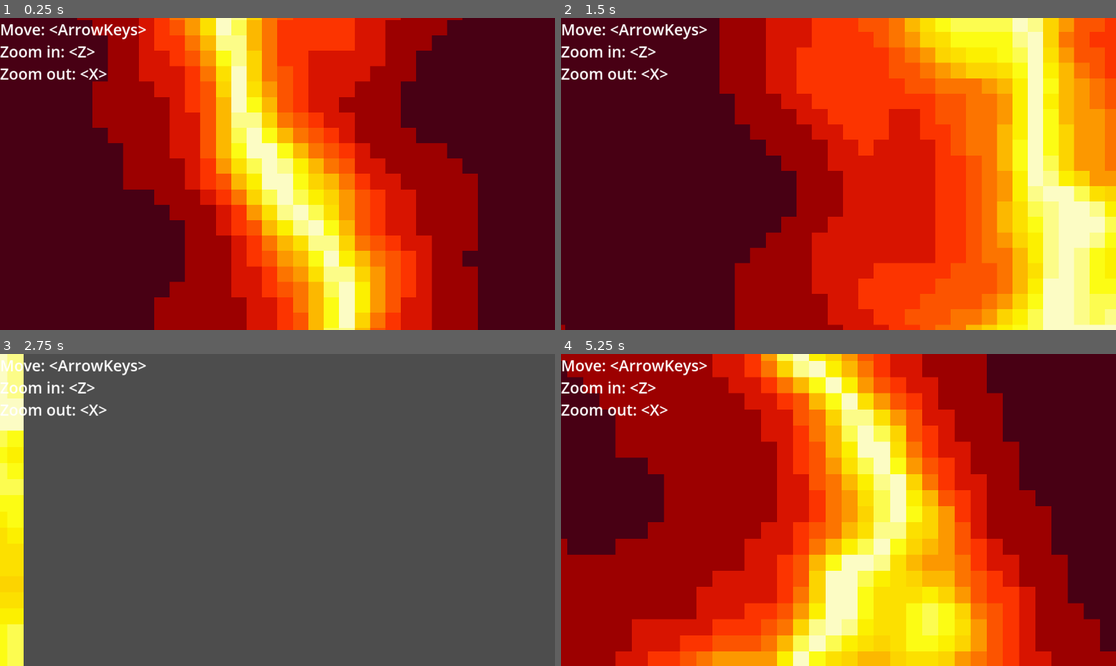
Above: before the commit, frames 1-4 (two rows, left to right).
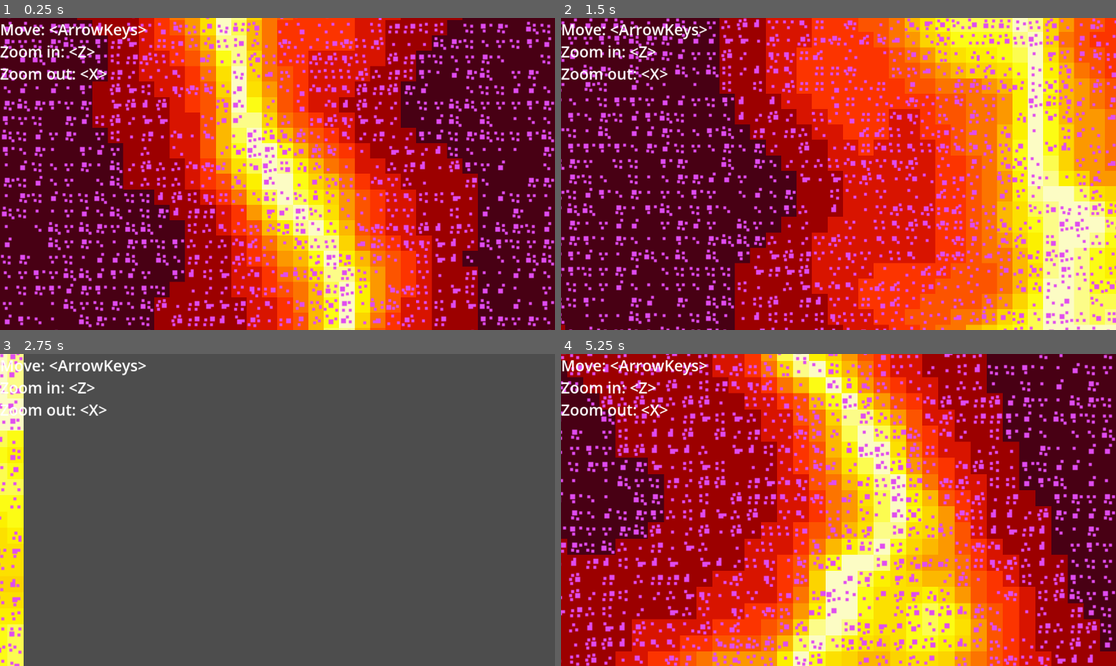
Above: after the commit, the same moments.

Repository: bingecraft-net/sandbox
Game: Godot game, scene res://scenes/game.tscn
Two runs of this game, one before a commit and one after it. Both use one fixed random seed, a clock stepped at 60 frames per second and the inputs below.
Inputs:
- Up to frame 1 (0.25 s): no input
- Up to frame 2 (1.5 s): hold Right (ui_right) 0.53-1.28 s; tap Z (zoom in) at 0.6 s; hold Down (ui_down) from 1.28 s (still down); tap X (zoom out) at 1.35 s
- Up to frame 3 (2.75 s): release Down (ui_down) at 2.03 s; hold Right (ui_right) from 2.03 s (still down); tap Z (zoom in) at 2.1 s
- Up to frame 4 (5.25 s): release Right (ui_right) at 2.78 s; hold Up (ui_up) 2.78-3.53 s; tap X (zoom out) at 2.85, 4.35 s; tap Enter at 3.5 s; hold Left (ui_left) 3.53-5.03 s; tap Z (zoom in) at 3.6, 5.1 s; hold Down (ui_down) from 5.03 s (still down)

The runs differ from the first frame. In frame 1, 18% of the frame differs, in the area x 0-100%, y 0-100%; in frame 2, 17%; in frame 3, 0.7%; in frame 4, 18%.

Commit message:
add random mass to cells

Diff:
--- a/scripts/cell.gd
+++ b/scripts/cell.gd
@@ -6,22 +6,27 @@
 
 @onready var map: TileMapLayer = $TileMapLayer
 
+var elapsed = 0
+var mass = Array()
+
 # Called when the node enters the scene tree for the first time.
 func _ready() -> void:
-	pass # Replace with function body.
-
-var elapsed = 0
+	for x in range(grid_size):
+		mass.push_back([])
+		for y in range(grid_size):
+			mass[x].push_back(randf())
 
 func _process(delta: float) -> void:
 	elapsed += delta
 	for x in range(grid_size):
 		for y in range(grid_size):
-			var value = noise.get_noise_3d(x + offset.x, y + offset.y, elapsed)
-			var atlas_coords = classify(value)
+			var a = noise.get_noise_3d(x + offset.x, y + offset.y, elapsed)
+			var b = mass[x][y]
+			var atlas_coords = classify(a, b)
 			map.set_cell(Vector2i(x, y), 0, atlas_coords)
 
-func classify(value: float) -> Vector2i:
-	var fx = atan(value * 24)
+func classify(a: float, b: float) -> Vector2i:
+	var fx = atan(a * 24)
 	var gx = cos(fx)
 	var magnitude = 16 * gx
-	return floor(magnitude) * Vector2i.RIGHT
+	return floor(magnitude) * Vector2i.RIGHT + floor(9 * b) * Vector2i.DOWN
Binary file changed: sprites/atlas.png
Not shown, changed: sprites/atlas.xcf
